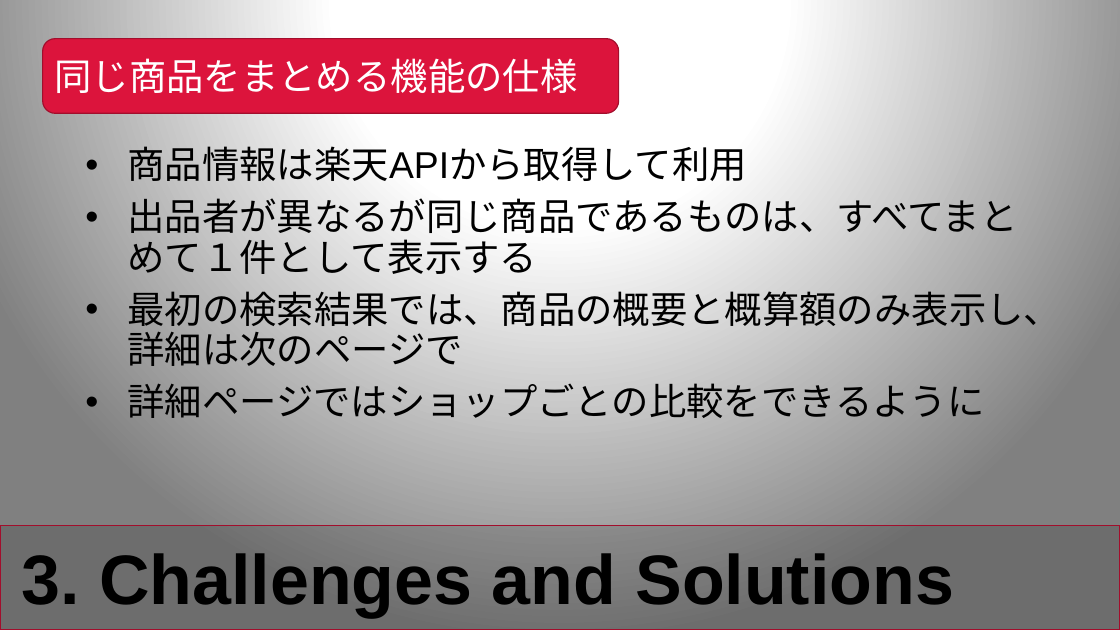
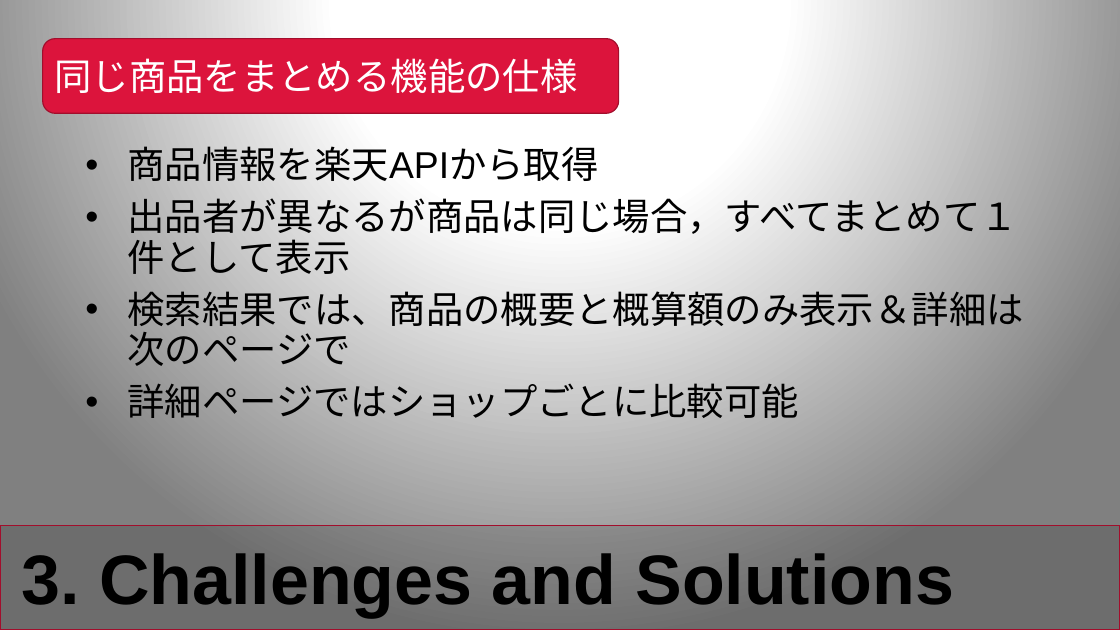
Before and after one commit to KNobuki/Rakuten_fashion, a slide deck: slide 8 of presentation/Presentation.pptx. Drawn at 1120x630 pixels with LibreOffice and Linux fonts; fonts in the diff are those of the drawing. Boxes give left, top, right and bottom in pixels: in the first picture for what was removed or moved away, otherwise in the second. Text is boxed around its words. In the diff, an @@ line names an element or a change of style, - is before the commit and + after.

```diff
--- a/presentation/Presentation.pptx
+++ b/presentation/Presentation.pptx
@@ text at [127,140,1023,425]: text changed @@
-• 商品情報は楽天APIから取得して利用
-• 出品者が異なるが同じ商品であるものは、すべてまとめて１件として表示する
-• 最初の検索結果では、商品の概要と概算額のみ表示し、詳細は次のページで
-• 詳細ページではショップごとの比較をできるように
+• 商品情報を楽天APIから取得
+• 出品者が異なるが商品は同じ場合，すべてまとめて１件として表示
+• 検索結果では、商品の概要と概算額のみ表示＆詳細は次のページで
+• 詳細ページではショップごとに比較可能
```
Also in this commit, not shown: 3 other slides changed, 2 other files.
